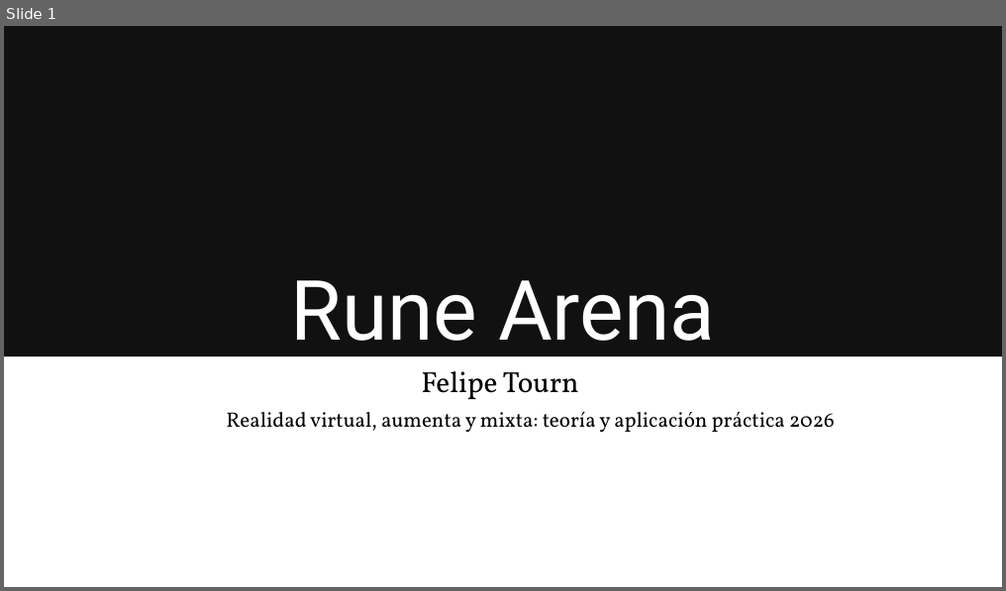
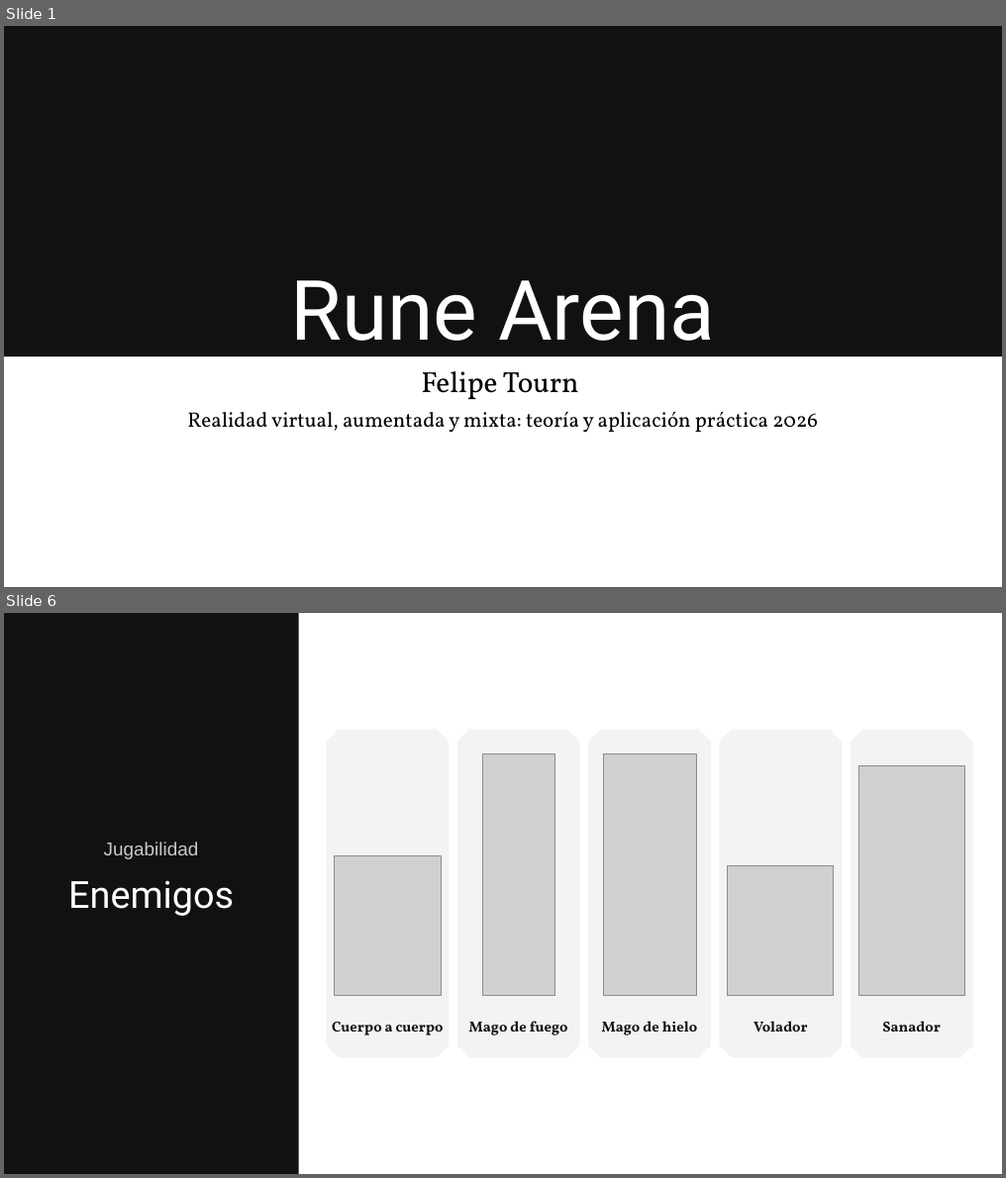
Before and after one commit to felipetourn/RuneArena, a slide deck: Presentacion/RuneArena.pptx. Shown one above the other, each under a label of ours: slide 1 before the commit, slides 1 and 6 after it; the slides between them are not shown. The pictures are 1006x591 and 1006x1178 pixels, drawn with LibreOffice and Linux fonts; fonts in the diff are those of the drawing; grey boxes stand for pictures. Boxes give left, top, right and bottom in pixels: in the first picture for what was removed or moved away, otherwise in the second. Text is boxed around its words. In the diff, an @@ line names an element or a change of style, - is before the commit and + after.

```diff
--- a/Presentacion/RuneArena.pptx
+++ b/Presentacion/RuneArena.pptx
@@ slide 6 added at <box>4,613,1002,1174</box>, background #FFFFFF @@
@@ rectangle added at <box>4,613,299,1174</box>, fill #111111 @@
@@ octagon added at <box>327,730,450,1059</box>, fill #F3F3F3 @@
@@ octagon added at <box>457,730,580,1059</box>, fill #F3F3F3 @@
@@ octagon added at <box>589,730,712,1059</box>, fill #F3F3F3 @@
@@ octagon added at <box>720,730,843,1059</box>, fill #F3F3F3 @@
@@ octagon added at <box>850,730,973,1059</box>, fill #F3F3F3 @@
@@ picture added at <box>483,755,555,995</box> @@
@@ picture added at <box>603,755,696,995</box> @@
@@ picture added at <box>859,765,965,995</box> @@
@@ text added at <box>104,842,199,860</box>, 18 pt, text #C9C9C9 @@
+Jugabilidad
@@ picture added at <box>335,857,442,995</box> @@
@@ picture added at <box>728,865,835,995</box> @@
@@ text added at <box>68,880,234,916</box>, 36 pt, text #FFFFFF @@
+Enemigos
@@ text added at <box>332,1022,444,1036</box>, 14 pt, text #111111, bold @@
+Cuerpo a cuerpo
@@ text added at <box>469,1021,568,1036</box>, 14 pt, text #111111, bold @@
+Mago de fuego
@@ text added at <box>602,1021,698,1036</box>, 14 pt, text #111111, bold @@
+Mago de hielo
@@ text added at <box>753,1021,807,1032</box>, 14 pt, text #111111, bold @@
+Volador
@@ text added at <box>882,1021,940,1032</box>, 14 pt, text #111111, bold @@
+Sanador
@@ slide 1 changed as well @@
@@ text at <box>187,412,818,433</box>: text changed @@
-Realidad virtual, aumenta y mixta: teoría y aplicación práctica 2026
+Realidad virtual, aumentada y mixta: teoría y aplicación práctica 2026
```
Also in this commit, not shown: 2 other slides changed, 11 other slides added, 3 slides removed, 2 other files.
